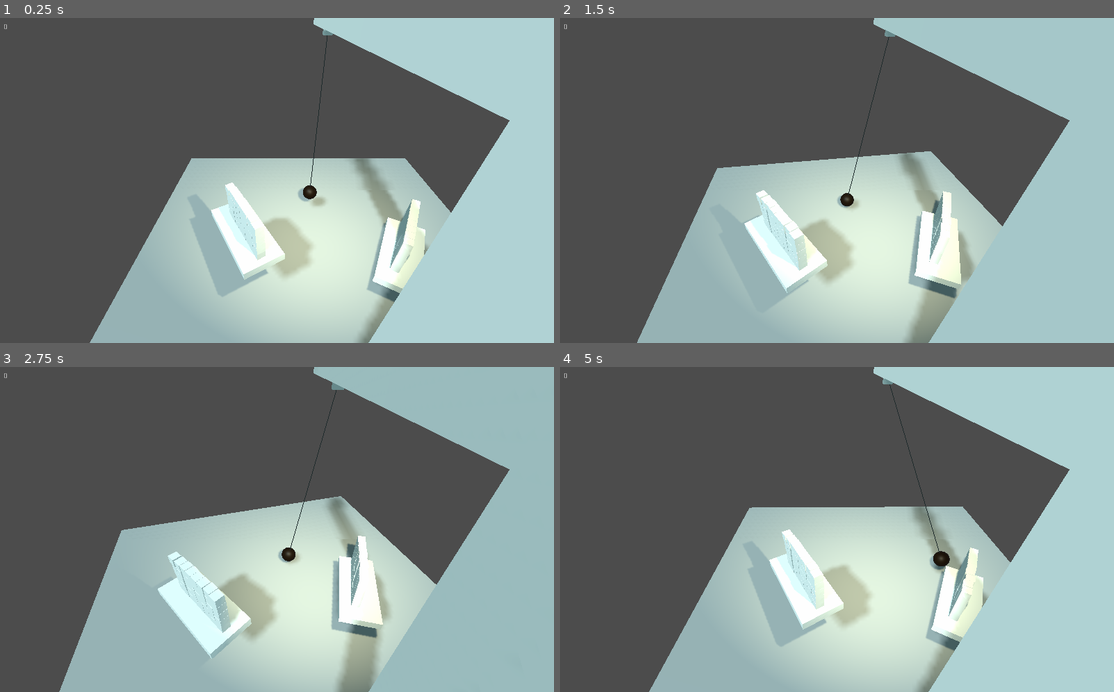
Above: before the commit, frames 1-4 (two rows, left to right).
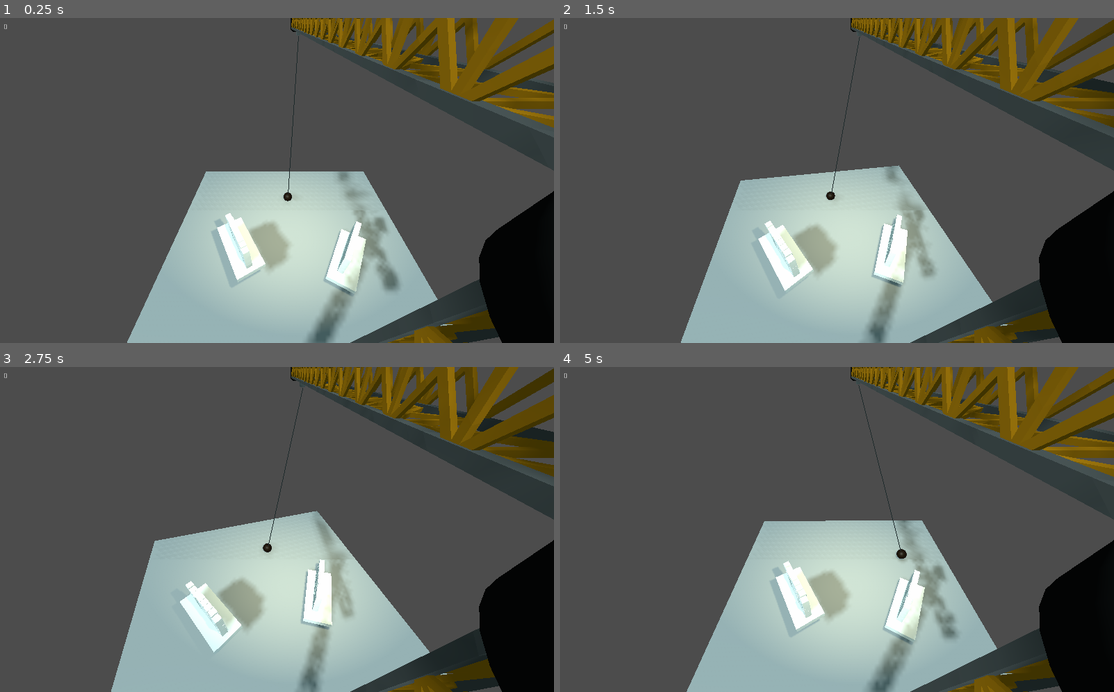
Above: after the commit, the same moments.

Repository: Aroweeri/Get-Rekt
Game: Godot game, scene res://level1.tscn
Same seed, same stepped clock (60 frames per second), same inputs: the game is played once before the commit and once after it.
Inputs (mouse positions are in pixels of both pictures, inside the frame that each line leads up to):
- Up to frame 1 (0.25 s): no input
- Up to frame 2 (1.5 s): move the mouse to (958, 164) at 0.52 s; press the mouse at (958, 164) at 0.53 s; hold E (rotate_right) 0.53-1.28 s; right-click (958, 164) at 0.8 s; move the mouse to (726, 196) at 1.27 s; release the mouse at (726, 196) at 1.28 s; hold O (backward) from 1.28 s (still down); right-click (726, 196) at 1.35 s
- Up to frame 3 (2.75 s): click (166, 545) at 1.55 s; move the mouse to (332, 458) at 2.02 s; release O (backward) at 2.03 s; press the mouse at (332, 458) at 2.03 s; hold E (rotate_right) from 2.03 s (still down); right-click (332, 458) at 2.3 s
- Up to frame 4 (5 s): move the mouse to (809, 594) at 2.77 s; release E (rotate_right) at 2.78 s; release the mouse at (809, 594) at 2.78 s; hold , (forward) 2.78-3.53 s; right-click (809, 594) at 2.85 s; click (809, 594) at 3.05 s; move the mouse to (1003, 578) at 3.52 s; press the mouse at (1003, 578) at 3.53 s; hold A (rotate_left) from 3.53 s (still down); right-click (1003, 578) at 3.8 s; move the mouse to (670, 480) at 4.27 s; release the mouse at (670, 480) at 4.28 s; right-click (670, 480) at 4.35 s; click (670, 480) at 4.55 s

The runs differ from the first frame. In frame 1, 42% of the frame differs, in the area x 16-100%, y 0-100%; in frame 2, 41%; in frame 3, 42%; in frame 4, 42%.

Commit message:
Add new crane model.

Diff:
--- a/crane.gd
+++ b/crane.gd
@@ -11,21 +11,21 @@
 		get_node("crane_origin").rotate_y(0.2*delta)
 	if(Input.is_action_pressed("backward")):
 		node = get_node("crane_origin/chain_anchor");
-		if(node.transform.origin.x > 2):
+		if(node.transform.origin.x > 1.5):
 			node.translate(Vector3(-0.05,0,0));
 	elif(Input.is_action_pressed("forward")):
 		node = get_node("crane_origin/chain_anchor");
-		if(node.transform.origin.x < 12):
+		if(node.transform.origin.x < 14.5):
 			node.translate(Vector3(0.05,0,0));
 	if(Input.is_action_pressed("raise")):
 		node = get_node("chain_placeholder/SliderJoint");
 		limit = node.get_param(SliderJoint.PARAM_LINEAR_LIMIT_LOWER);
-		if(limit < 8.9):
+		if(limit < 13.9):
 			node.set_param(SliderJoint.PARAM_LINEAR_LIMIT_LOWER, limit + ball_vertical_speed);
 	elif(Input.is_action_pressed("lower")):
 		node = get_node("chain_placeholder/SliderJoint");
 		limit = node.get_param(SliderJoint.PARAM_LINEAR_LIMIT_LOWER);
-		if(limit > -1):
+		if(limit > 0):
 			node.set_param(SliderJoint.PARAM_LINEAR_LIMIT_LOWER, limit - ball_vertical_speed);
 
 func _process(delta):
--- a/crane.tscn
+++ b/crane.tscn
@@ -1,32 +1,31 @@
 [gd_scene load_steps=12 format=2]
 
+[ext_resource path="res://crane2.obj" type="ArrayMesh" id=1]
 [ext_resource path="res://crane.gd" type="Script" id=2]
 
-[sub_resource type="CubeMesh" id=1]
+[sub_resource type="BoxShape" id=1]
+extents = Vector3( 8.68859, 0.467903, 0.434465 )
 
-[sub_resource type="ConcavePolygonShape" id=2]
-data = PoolVector3Array( -1, 1, 1, 1, 1, 1, -1, -1, 1, 1, 1, 1, 1, -1, 1, -1, -1, 1, 1, 1, -1, -1, 1, -1, 1, -1, -1, -1, 1, -1, -1, -1, -1, 1, -1, -1, 1, 1, 1, 1, 1, -1, 1, -1, 1, 1, 1, -1, 1, -1, -1, 1, -1, 1, -1, 1, -1, -1, 1, 1, -1, -1, -1, -1, 1, 1, -1, -1, 1, -1, -1, -1, 1, 1, 1, -1, 1, 1, 1, 1, -1, -1, 1, 1, -1, 1, -1, 1, 1, -1, -1, -1, 1, 1, -1, 1, -1, -1, -1, 1, -1, 1, 1, -1, -1, -1, -1, -1 )
+[sub_resource type="CubeMesh" id=2]
 
-[sub_resource type="ConcavePolygonShape" id=3]
-data = PoolVector3Array( -1, 1, 1, 1, 1, 1, -1, -1, 1, 1, 1, 1, 1, -1, 1, -1, -1, 1, 1, 1, -1, -1, 1, -1, 1, -1, -1, -1, 1, -1, -1, -1, -1, 1, -1, -1, 1, 1, 1, 1, 1, -1, 1, -1, 1, 1, 1, -1, 1, -1, -1, 1, -1, 1, -1, 1, -1, -1, 1, 1, -1, -1, -1, -1, 1, 1, -1, -1, 1, -1, -1, -1, 1, 1, 1, -1, 1, 1, 1, 1, -1, -1, 1, 1, -1, 1, -1, 1, 1, -1, -1, -1, 1, 1, -1, 1, -1, -1, -1, 1, -1, 1, 1, -1, -1, -1, -1, -1 )
+[sub_resource type="SpatialMaterial" id=3]
+albedo_color = Color( 0.388235, 0.388235, 0.388235, 1 )
 
-[sub_resource type="CubeMesh" id=4]
-
-[sub_resource type="ConvexPolygonShape" id=5]
+[sub_resource type="ConvexPolygonShape" id=4]
 points = PoolVector3Array( -1, 1, 1, 1, 1, -1, 1, 1, 1, -1, 1, -1, -1, -1, 1, 1, -1, -1, 1, -1, 1, -1, -1, -1, 1, 1, 1, -1, 1, -1, 1, 1, -1, -1, 1, 1, 1, -1, 1, -1, -1, -1, 1, -1, -1, -1, -1, 1, 1, 1, 1, -1, -1, 1, -1, 1, 1, 1, -1, 1, 1, 1, -1, -1, -1, -1, -1, 1, -1, 1, -1, -1 )
 
-[sub_resource type="SphereMesh" id=6]
+[sub_resource type="SphereMesh" id=5]
 
-[sub_resource type="SpatialMaterial" id=7]
+[sub_resource type="SpatialMaterial" id=6]
 albedo_color = Color( 0.101961, 0.0470588, 0, 1 )
 metallic = 0.34
 roughness = 0.51
 
+[sub_resource type="SphereShape" id=7]
+
 [sub_resource type="SphereShape" id=8]
 
-[sub_resource type="SphereShape" id=9]
-
-[sub_resource type="SpatialMaterial" id=10]
+[sub_resource type="SpatialMaterial" id=9]
 albedo_color = Color( 0.337255, 0.337255, 0.337255, 1 )
 
 [node name="crane" type="Spatial"]
@@ -36,50 +35,64 @@
 transform = Transform( 1, 0, 0, 0, 1, 0, 0, 0, 1, -8.87754, 0, 0 )
 
 [node name="Camera" type="Camera" parent="crane_origin"]
-transform = Transform( -3.49164e-08, 0.601606, -0.798793, 2.62971e-08, 0.798793, 0.601606, 1, -5.32907e-15, -4.37114e-08, -0.952367, 12.7432, -2.2967 )
+transform = Transform( -3.25512e-08, 0.667417, -0.744684, 2.91738e-08, 0.744684, 0.667417, 1, -2.30926e-14, -4.37115e-08, 0.290118, 15.9893, -1.22906 )
+fov = 84.7
 
-[node name="crane_tower" type="StaticBody" parent="crane_origin"]
+[node name="cranebody" type="StaticBody" parent="crane_origin"]
 transform = Transform( 1, 0, 0, 0, 1, 0, 0, 0, 1, 0.174745, 7.02889, 0.124573 )
 
-[node name="MeshInstance" type="MeshInstance" parent="crane_origin/crane_tower"]
-transform = Transform( 0.6, 0, 0, 0, 7.08, 0, 0, 0, 0.6, 0, 0, 0 )
-mesh = SubResource( 1 )
-material/0 = null
+[node name="CollisionShape" type="CollisionShape" parent="crane_origin/cranebody"]
+transform = Transform( 1, 0, 0, 0, 1, 0, 0, 0, 1, 6.19547, 9.00176, 0 )
+shape = SubResource( 1 )
 
-[node name="CollisionShape" type="CollisionShape" parent="crane_origin/crane_tower"]
-transform = Transform( 0.6, 0, 0, 0, 7.08, 0, 0, 0, 0.6, 0, 0, 0 )
-shape = SubResource( 2 )
-
-[node name="crane_arm" type="StaticBody" parent="crane_origin"]
-transform = Transform( -4.37114e-08, -1, 0, 1, -4.37114e-08, 0, 0, 0, 1, 5.61596, 12.6229, 0.135642 )
-
-[node name="MeshInstance" type="MeshInstance" parent="crane_origin/crane_arm"]
-transform = Transform( 0.6, 0, 0, 0, 7.08, 0, 0, 0, 0.6, 0, 0, 0 )
-mesh = SubResource( 1 )
-material/0 = null
-
-[node name="CollisionShape" type="CollisionShape" parent="crane_origin/crane_arm"]
-transform = Transform( 0.6, 0, 0, 0, 7.08, 0, 0, 0, 0.6, 0, 0, 0 )
-shape = SubResource( 3 )
-
-[node name="SpotLight" type="SpotLight" parent="crane_origin/crane_arm"]
-transform = Transform( 0.707107, -6.18172e-08, 0.707107, -0.707107, 1.23197e-14, 0.707107, -4.37114e-08, -1, -4.37114e-08, -1.23827, 3.27241, 0 )
+[node name="SpotLight" type="SpotLight" parent="crane_origin/cranebody"]
+transform = Transform( 0.707107, -2.46905e-14, -0.707107, 0.707107, -6.18172e-08, 0.707107, -4.37114e-08, -1, -4.37113e-08, 2.12882, 8.0168, 0.00745649 )
 light_color = Color( 1, 0.992157, 0.803922, 1 )
 light_energy = 3.0
 shadow_enabled = true
 spot_range = 25.9628
 
+[node name="mesh" type="MeshInstance" parent="crane_origin/cranebody"]
+transform = Transform( -2.28699e-08, 0, 0.523203, 0, 0.523203, 0, -0.523203, 0, -2.28699e-08, 0.0103226, -7.10242, -0.0133069 )
+mesh = ExtResource( 1 )
+material/0 = null
+material/1 = null
+material/2 = null
+material/3 = null
+material/4 = null
+material/5 = null
+material/6 = null
+material/7 = null
+material/8 = null
+material/9 = null
+material/10 = null
+material/11 = null
+material/12 = null
+material/13 = null
+material/14 = null
+material/15 = null
+material/16 = null
+material/17 = null
+material/18 = null
+material/19 = null
+material/20 = null
+material/21 = null
+material/22 = null
+material/23 = null
+material/24 = null
+material/25 = null
+
 [node name="chain_anchor" type="StaticBody" parent="crane_origin"]
-transform = Transform( 1, 0, 0, 0, 1, 0, 0, 0, 1, 12, 11.842, 0.145 )
+transform = Transform( 1, 0, 0, 0, 1, 0, 0, 0, 1, 14.5, 15.36, 0.145 )
 
 [node name="MeshInstance" type="MeshInstance" parent="crane_origin/chain_anchor"]
-transform = Transform( 0.201959, 0, 0, 0, 0.201959, 0, 0, 0, 0.201959, 0, 0, 0 )
-mesh = SubResource( 4 )
-material/0 = null
+transform = Transform( 0.201959, 0, 0, 0, 0.113524, 0, 0, 0, 0.123255, 0, 0.0855732, 0 )
+mesh = SubResource( 2 )
+material/0 = SubResource( 3 )
 
 [node name="CollisionShape" type="CollisionShape" parent="crane_origin/chain_anchor"]
 transform = Transform( 0.201959, 0, 0, 0, 0.201959, 0, 0, 0, 0.201959, 0, 0, 0 )
-shape = SubResource( 5 )
+shape = SubResource( 4 )
 
 [node name="PinJoint" type="PinJoint" parent="crane_origin/chain_anchor"]
 transform = Transform( 1, 0, 0, 0, 1, 0, 0, 0, 1, 0, -0.0469933, 0 )
@@ -87,32 +100,33 @@
 nodes/node_b = NodePath("../../../chain_placeholder")
 
 [node name="ball" type="RigidBody" parent="."]
-transform = Transform( 1, 0, 0, 0, 1, 0, 0, 0, 1, 3.06923, 2.21685, 0.143428 )
+transform = Transform( 1, 0, 0, 0, 1, 0, 0, 0, 1, 5.62893, 0.841178, 0.143428 )
 collision_mask = 0
 mass = 8.0
 
 [node name="MeshInstance" type="MeshInstance" parent="ball"]
 transform = Transform( 0.5, 0, 0, 0, 0.5, 0, 0, 0, 0.5, 0, 0, 0 )
-mesh = SubResource( 6 )
-material/0 = SubResource( 7 )
+mesh = SubResource( 5 )
+material/0 = SubResource( 6 )
 
 [node name="CollisionShape" type="CollisionShape" parent="ball"]
 transform = Transform( 0.504662, 0, 0, 0, 0.504662, 0, 0, 0, 0.504662, 0, 0, 0 )
-shape = SubResource( 8 )
+shape = SubResource( 7 )
 
 [node name="chain_placeholder" type="RigidBody" parent="."]
-transform = Transform( 1, 0, 0, 0, 1, 0, 0, 0, 1, 3.06846, 10.2384, 0.136665 )
+transform = Transform( 1, 0, 0, 0, 1, 0, 0, 0, 1, 5.61233, 13.998, 0.136665 )
 collision_layer = 2
 collision_mask = 2
 
 [node name="CollisionShape" type="CollisionShape" parent="chain_placeholder"]
-shape = SubResource( 9 )
+shape = SubResource( 8 )
 
 [node name="SliderJoint" type="SliderJoint" parent="chain_placeholder"]
-transform = Transform( 5.76205e-08, 1, 0, -1, 5.76205e-08, 0, 0, 0, 1, -2.18883, -8.04109, -0.131461 )
+transform = Transform( 5.76205e-08, 1, 0, -1, 5.76205e-08, 0, 0, 0, 1, -2.18883, -13.3284, -0.131461 )
 nodes/node_a = NodePath("../../ball")
 nodes/node_b = NodePath("..")
-linear_limit/upper_distance = 9.0
+linear_limit/upper_distance = 14.0
+linear_limit/lower_distance = 0.0
 
 [node name="chain" type="ImmediateGeometry" parent="."]
-material_override = SubResource( 10 )
+material_override = SubResource( 9 )
--- a/level1.tscn
+++ b/level1.tscn
@@ -26,7 +26,7 @@
 script = ExtResource( 4 )
 
 [node name="DirectionalLight" type="DirectionalLight" parent="."]
-transform = Transform( 0.865003, 0.199099, -0.460576, 0.501767, -0.343229, 0.793992, 0, -0.917907, -0.396796, 0, 12.869, -6.35171 )
+transform = Transform( 0.865003, 0.199099, -0.460575, 0.501767, -0.343229, 0.793992, 0, -0.917907, -0.396795, -0.0115964, 12.869, -6.35218 )
 light_color = Color( 0.878431, 0.996078, 1, 1 )
 shadow_enabled = true
 
@@ -45,6 +45,7 @@
 shape = SubResource( 3 )
 
 [node name="crane" parent="." instance=ExtResource( 3 )]
+transform = Transform( 1, 0, 0, 0, 1, 0, 0, 0, 1, -0.066864, -0.0668602, 0.0206947 )
 
 [node name="score" type="Label" parent="."]
 margin_left = 10.0
Not shown, added: crane2.mtl
Not shown, added: crane2.obj
Not shown, added: crane2.obj.import
Not shown, added: crane2.blend
Not shown, added: crane2.blend1
